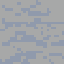
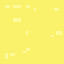
Comparing the layer stacks of the two 64px x 64px images. Changes:
renamed "Tundra" to "TundraSimple", hid it, painted on it over [0, 0, 64, 64]
renamed "Desert" to "DesertSimple", showed it, painted on it over [0, 0, 64, 64]
